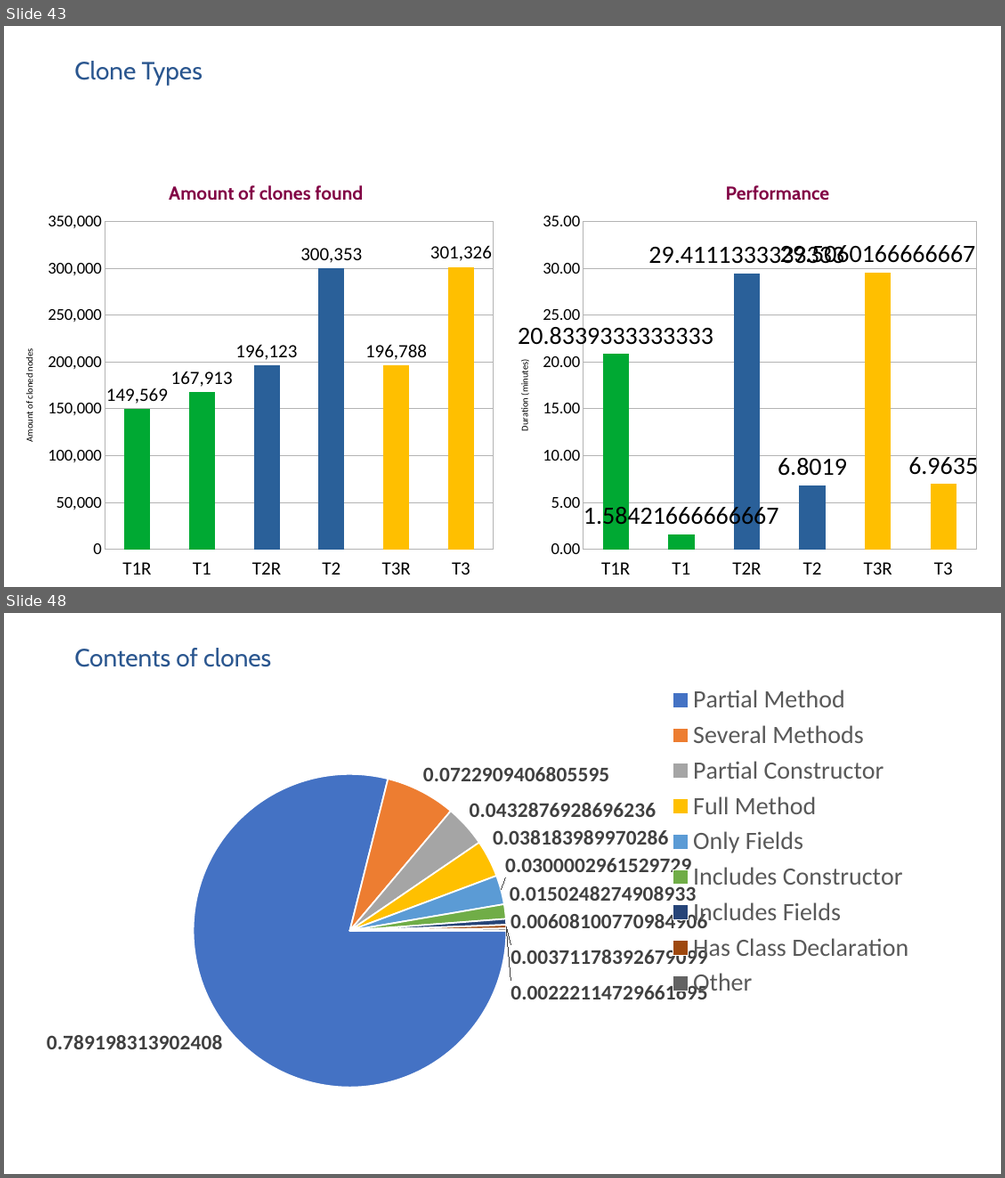
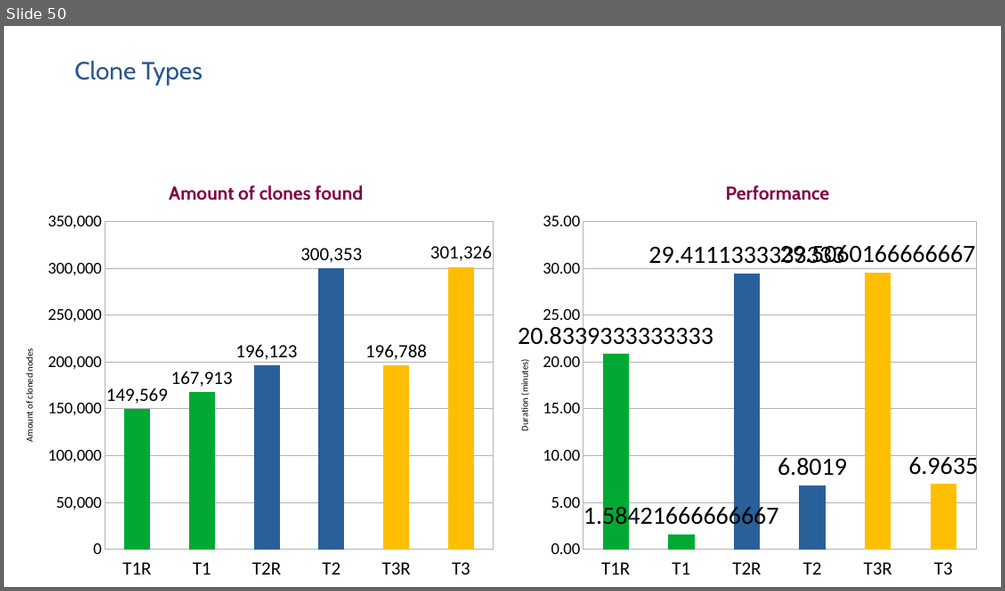
Before and after one commit to SimonBaars/Master-Thesis-Simon-Baars, a slide deck: presentations/FinalPresentation.odp. Shown one above the other, each under a label of ours: slides 43 and 48 before the commit, slide 50 after it; the slides between them are not shown. The pictures are 1005x1178 and 1005x591 pixels, drawn with LibreOffice and Linux fonts; fonts in the diff are those of the drawing. Boxes give left, top, right and bottom in pixels: in the first picture for what was removed or moved away, otherwise in the second. Text is boxed around its words. In the diff, an @@ line names an element or a change of style, - is before the commit and + after.

```diff
--- a/presentations/FinalPresentation.odp
+++ b/presentations/FinalPresentation.odp
@@ slide 48 removed at (x1=4, y1=613, x2=1001, y2=1174), background #FFFFFF @@
@@ free removed at (x1=74, y1=643, x2=922, y2=675) @@
-Contents of clones
@@ pie chart removed at (x1=25, y1=675, x2=977, y2=1168) @@
-categories: Partial Method, Several Methods, Partial Constructor, Full Method, Only Fields, Includes Constructor, Includes Fields, Has Class Declaration, Other
-Series 1: 0.789198, 0.072291, 0.043288, 0.038184, 0.03, 0.015025, 0.006081, 0.003712, 0.002221
@@ freeform shape removed at (x1=512, y1=822, x2=565, y2=852) @@
@@ freeform shape removed at (x1=624, y1=822, x2=677, y2=852) @@
@@ what was slide 43 is now slide 50 @@
```
Also in this commit, not shown: 5 slides changed, 9 slides added, 5 other slides removed.
